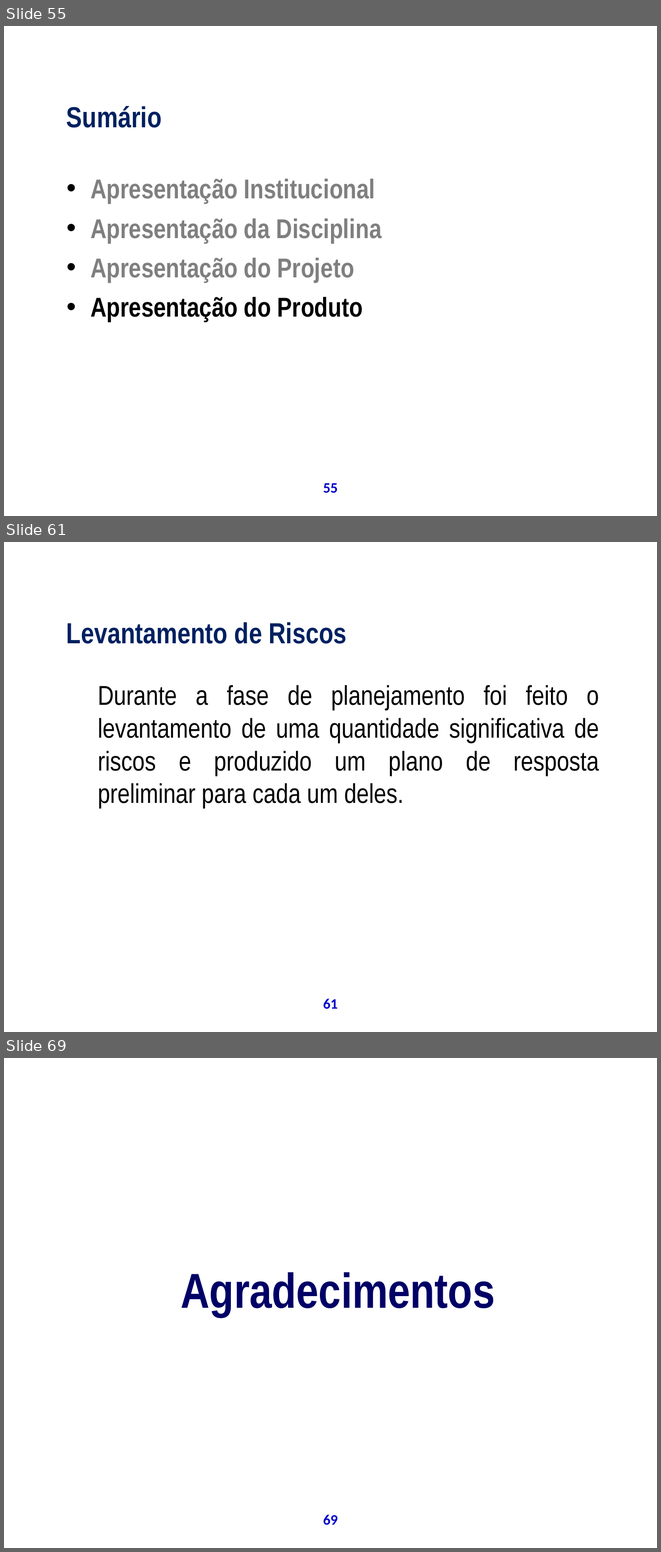
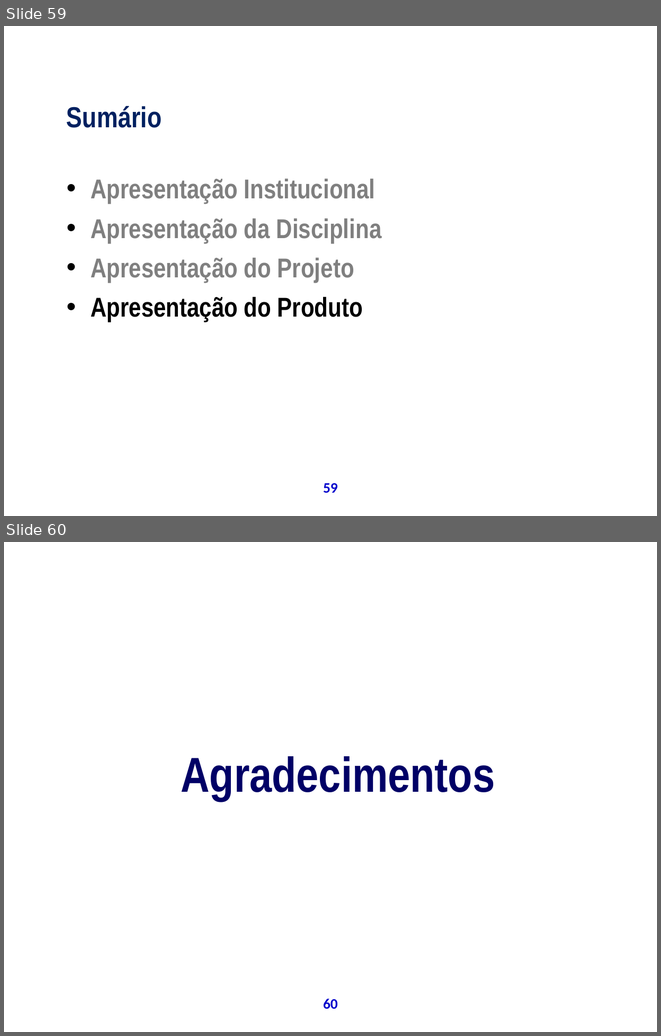
Before and after one commit to theoziran/sislodim, a slide deck: documentos/ProjetoPSA/Apresentação Final.ppt. Shown one above the other, each under a label of ours: slides 55, 61 and 69 before the commit, slides 59 and 60 after it; the slides between them are not shown. The pictures are 661x1552 and 661x1036 pixels, drawn with LibreOffice and Linux fonts; fonts in the diff are those of the drawing; background and template pictures are left out. Boxes give left, top, right and bottom in pixels: in the first picture for what was removed or moved away, otherwise in the second. Text is boxed around its words. In the diff, an @@ line names an element or a change of style, - is before the commit and + after.

```diff
--- a/documentos/ProjetoPSA/Apresentação Final.ppt
+++ b/documentos/ProjetoPSA/Apresentação Final.ppt
@@ slide 61 removed at <box>4,542,657,1032</box>, background picture (left out); not listed: 1 template element that a slide beside it also shows @@
@@ text removed at <box>51,561,418,583</box> @@
-Apresentação do Produto
@@ text removed at <box>67,622,346,644</box> @@
-Levantamento de Riscos
@@ text removed at <box>98,685,599,808</box> @@
-  Durante a fase de planejamento foi feito o levantamento de uma quantidade significativa de riscos e produzido um plano de resposta preliminar para cada um deles.
@@ what was slide 55 is now slide 59 @@
@@ page number at <box>323,483,338,492</box>: text changed @@
-55
+59
@@ what was slide 69 is now slide 60 @@
@@ page number at <box>323,998,338,1008</box>: text changed @@
-69
+60
```
Also in this commit, not shown: 2 slides changed, 4 slides added, 12 other slides removed.
